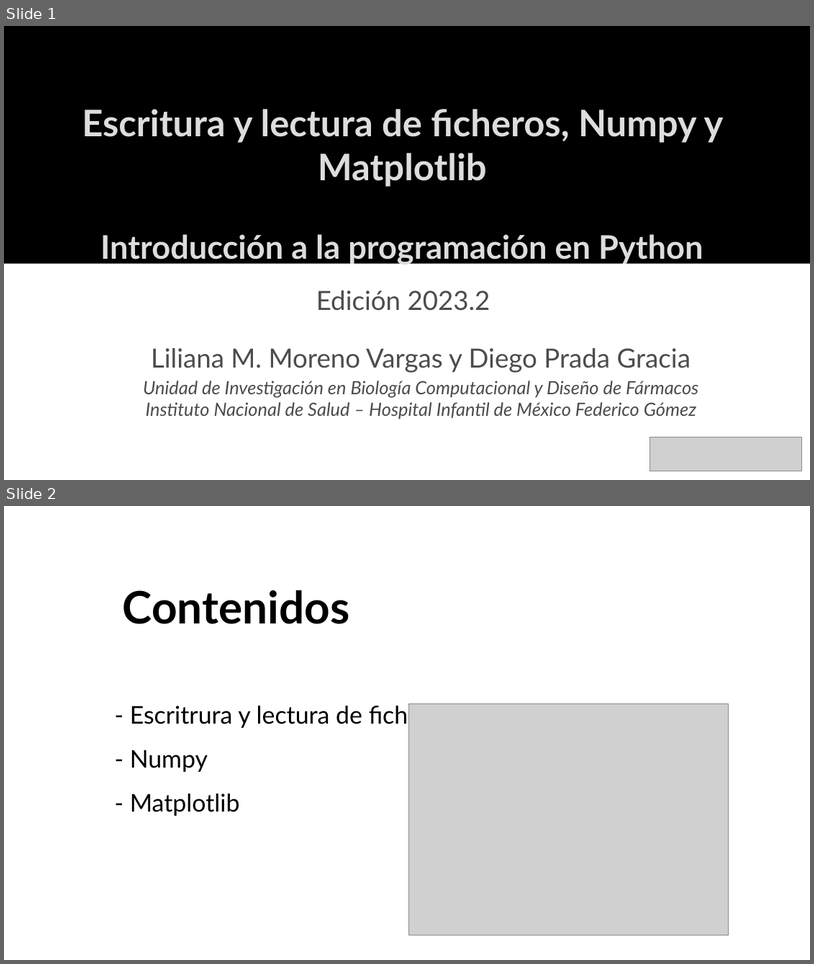
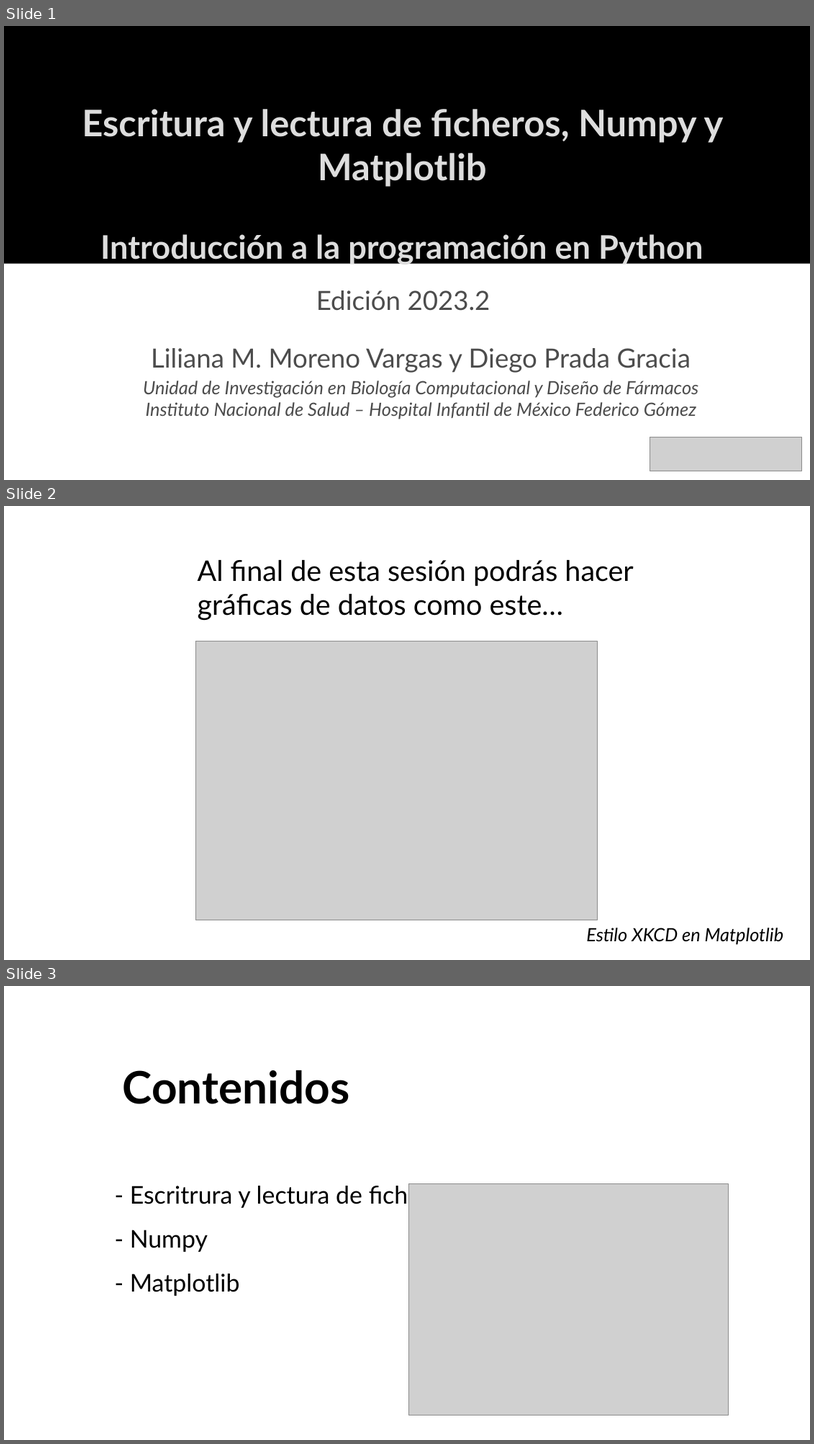
Before and after one commit to uibcdf/Taller-Python, a slide deck: semana_5/slides/slides.odp. Shown one above the other, each under a label of ours: slides 1 and 2 before the commit, slides 1, 2 and 3 after it. The pictures are 814x964 and 814x1444 pixels, drawn with LibreOffice and Linux fonts; fonts in the diff are those of the drawing; grey boxes stand for pictures. Boxes give left, top, right and bottom in pixels: in the first picture for what was removed or moved away, otherwise in the second. Text is boxed around its words. In the diff, an @@ line names an element or a change of style, - is before the commit and + after.

```diff
--- a/semana_5/slides/slides.odp
+++ b/semana_5/slides/slides.odp
@@ slide 2 added at <box>4,506,810,960</box>, background #FFFFFF @@
@@ text added at <box>198,560,633,620</box>, 28 pt, text #000000 @@
+Al final de esta sesión podrás hacer gráficas de datos como este…
@@ picture added at <box>196,641,598,919</box> @@
@@ text added at <box>586,927,784,944</box>, 18 pt, text #000000, italic @@
+Estilo XKCD en Matplotlib
@@ what was slide 2 is now slide 3 @@
```
Also in this commit, not shown: 3 other files.
